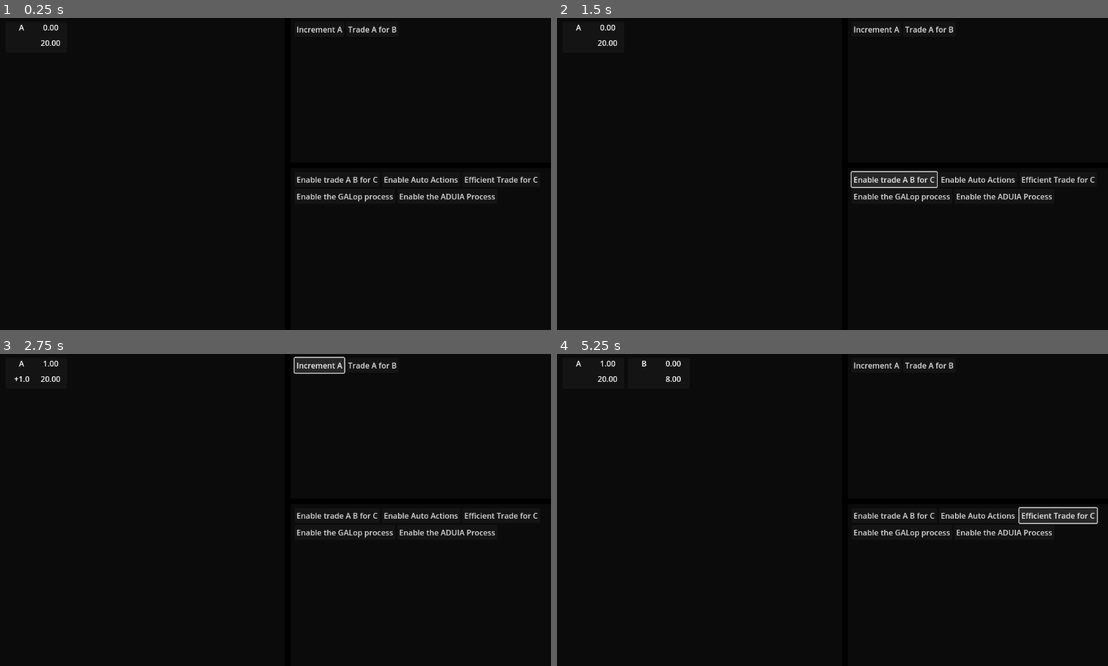
Above: before the commit, frames 1-4 (two rows, left to right).
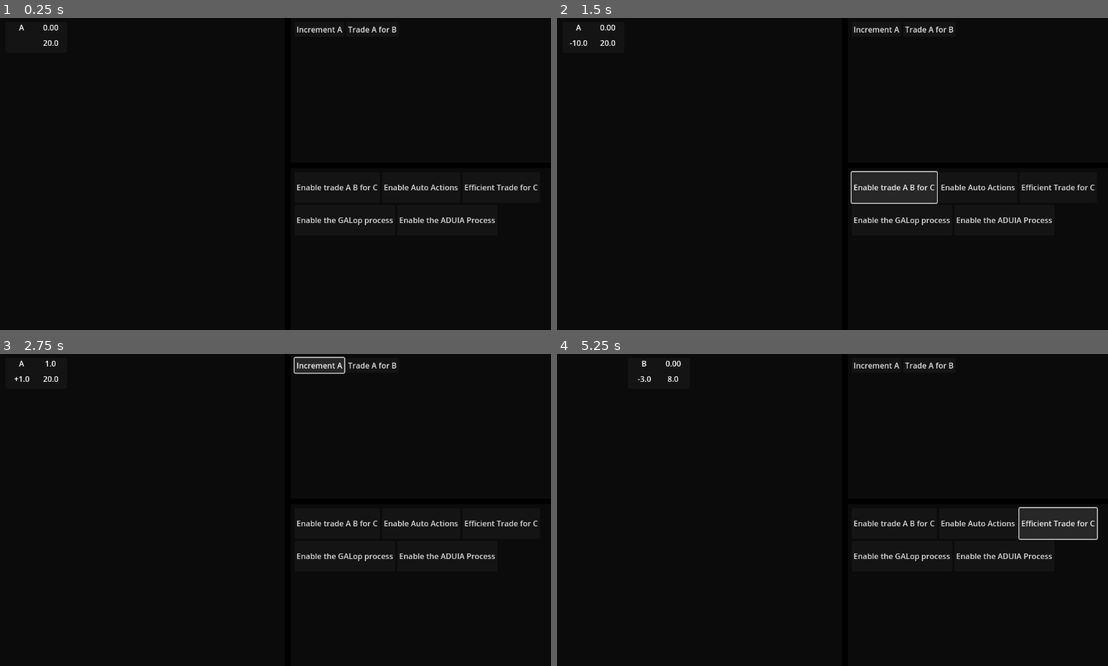
Above: after the commit, the same moments.

Repository: Carth501/The-Big-Grid
Game: Godot game, scene res://scenes/Game.tscn
Two runs of this game, one before a commit and one after it. Both use one fixed random seed, a clock stepped at 60 frames per second and the inputs below.
Inputs:
- Up to frame 1 (0.25 s): no input
- Up to frame 2 (1.5 s): click "[center]A[/center]" at 0.5 s; click "Enable trade A B for C" at 1.25 s
- Up to frame 3 (2.75 s): click "Increment A" at 2 s
- Up to frame 4 (5.25 s): click "Trade A for B" at 2.75 s; click "[center]B[/center]" at 3.5 s; click "Enable Auto Actions" at 4.25 s; click "Efficient Trade for C" at 5 s

The runs differ from the first frame. In frame 1, 1.6% of the frame differs, in the area x 7-98%, y 7-67%; in frame 2, 1.7%; in frame 3, 1.6%; in frame 4, 2.1%, in the area x 3-99%, y 2-67%.

Commit message:
Add filter functionality to development buttons

Diff:
--- a/scenes/DevelopmentButton.tscn
+++ /dev/null
@@ -1,11 +0,0 @@
-[gd_scene load_steps=2 format=3 uid="uid://cqefkhkl4httv"]
-
-[ext_resource type="Script" path="res://scripts/development_button.gd" id="1_f78s5"]
-
-[node name="DevelopmentButton" type="Button"]
-custom_minimum_size = Vector2(64, 64)
-offset_right = 64.0
-offset_bottom = 64.0
-script = ExtResource("1_f78s5")
-
-[connection signal="pressed" from="." to="." method="trigger_development"]
--- a/scenes/Game.tscn
+++ b/scenes/Game.tscn
@@ -114,10 +114,11 @@
 theme_override_constants/margin_right = 8
 theme_override_constants/margin_bottom = 8
 
-[node name="HFlowContainer" type="HFlowContainer" parent="Display/MiddleSplit/RightSplit/DevBackground/DevScrollContainer/MarginContainer" node_paths=PackedStringArray("development_handler")]
+[node name="HFlowContainer" type="HFlowContainer" parent="Display/MiddleSplit/RightSplit/DevBackground/DevScrollContainer/MarginContainer" node_paths=PackedStringArray("development_handler", "filter_foreman")]
 layout_mode = 2
 script = ExtResource("4_p32ci")
 development_handler = NodePath("../../../../../../../Logic/DevelopmentHandler")
+filter_foreman = NodePath("../../../../../../../Logic/FilterForeman")
 
 [node name="Logic" type="Node" parent="."]
 
--- /dev/null
+++ b/scenes/display/DevelopmentButton.tscn
@@ -0,0 +1,15 @@
+[gd_scene load_steps=2 format=3 uid="uid://cqefkhkl4httv"]
+
+[ext_resource type="Script" path="res://scripts/display/DevButton.gd" id="1_gj3uw"]
+
+[node name="DevelopmentButton" type="Button"]
+custom_minimum_size = Vector2(64, 64)
+offset_right = 64.0
+offset_bottom = 64.0
+script = ExtResource("1_gj3uw")
+
+[connection signal="focus_entered" from="." to="." method="gain_focus"]
+[connection signal="focus_exited" from="." to="." method="lose_focus"]
+[connection signal="mouse_entered" from="." to="." method="set_filter"]
+[connection signal="mouse_exited" from="." to="." method="unset_filter"]
+[connection signal="pressed" from="." to="." method="trigger"]
--- a/scripts/display/ActionPanel.gd
+++ b/scripts/display/ActionPanel.gd
@@ -31,13 +31,13 @@
 	action_manager.apply_action(id)
 
 func set_filter(id : String):
-	filter_foreman.set_primary_filter(id)
+	filter_foreman.set_action_primary_filter(id)
 
 func unset_filter():
 	filter_foreman.clear_primary_filter()
 
 func set_focus(id : String):
-	filter_foreman.set_secondary_filter(id)
+	filter_foreman.set_action_secondary_filter(id)
 
 func unset_focus():
 	filter_foreman.clear_secondary_filter()
--- a/scripts/display/DevButton.gd
+++ b/scripts/display/DevButton.gd
@@ -1,13 +1,27 @@
 class_name Dev_Button extends Button
 
 signal attempt(id : String)
+signal declare_filter(id : String)
+signal end_filter
+signal declare_focus(id : String)
+signal end_focus
 var id : String
 
 func set_id(new_id : String):
 	id = new_id
 
-func _ready():
-	pressed.connect(trigger)
-
 func trigger():
 	attempt.emit(id)
+
+func set_filter():
+	print(str("set_filter ", id))
+	declare_filter.emit(id)
+
+func unset_filter():
+	end_filter.emit()
+
+func gain_focus():
+	declare_focus.emit(id)
+
+func lose_focus():
+	end_focus.emit()
--- a/scripts/display/DevelopmentDisplay.gd
+++ b/scripts/display/DevelopmentDisplay.gd
@@ -1,22 +1,40 @@
 class_name Development_Display extends HFlowContainer
 
 @export var development_handler : Development_Handler
+@export var filter_foreman : Filter_Foreman
 var dev_buttons : Dictionary
+@onready var dev_button_prefab = preload("res://scenes/display/DevelopmentButton.tscn")
 
 func _ready():
 	if(!development_handler.is_node_ready()):
 		await development_handler.ready
 	var dev_options_list = development_handler.get_development_options()
 	for option in dev_options_list:
-		var new_dev_button = Dev_Button.new()
+		var new_dev_button : Dev_Button = dev_button_prefab.instantiate()
 		add_child(new_dev_button)
 		new_dev_button.set_id(option)
 		new_dev_button.text = DevelopmentTranslatorSingle.data[option].label
 		dev_buttons[option] = new_dev_button
 		new_dev_button.attempt.connect(attempt_development)
+		new_dev_button.declare_filter.connect(set_filter)
+		new_dev_button.end_filter.connect(unset_filter)
+		new_dev_button.declare_focus.connect(set_focus)
+		new_dev_button.end_focus.connect(unset_focus)
 
 func attempt_development(id : String):
 	development_handler.attempt_development(id)
 
 func disable_dev(id : String):
 	dev_buttons[id].disabled = true
+
+func set_filter(id : String):
+	filter_foreman.set_dev_primary_filter(id)
+
+func unset_filter():
+	filter_foreman.clear_primary_filter()
+
+func set_focus(id : String):
+	filter_foreman.set_dev_secondary_filter(id)
+
+func unset_focus():
+	filter_foreman.clear_secondary_filter()
--- a/scripts/display/FilterForeman.gd
+++ b/scripts/display/FilterForeman.gd
@@ -5,12 +5,20 @@
 var primary_filter : Dictionary
 var secondary_filter : Dictionary
 
-func set_primary_filter(id : String):
-	primary_filter = dereference(id)
+func set_action_primary_filter(id : String):
+	primary_filter = action_dereference(id)
 	choose_filter()
 
-func set_secondary_filter(id : String):
-	secondary_filter = dereference(id)
+func set_action_secondary_filter(id : String):
+	secondary_filter = action_dereference(id)
+	choose_filter()
+
+func set_dev_primary_filter(id : String):
+	primary_filter = dev_dereference(id)
+	choose_filter()
+
+func set_dev_secondary_filter(id : String):
+	secondary_filter = dev_dereference(id)
 	choose_filter()
 
 func clear_primary_filter():
@@ -32,5 +40,8 @@
 func apply_filter(filter : Dictionary):
 	update_filter.emit(filter)
 
-func dereference(id : String) -> Dictionary:
+func action_dereference(id : String) -> Dictionary:
 	return ActionsSingle.data[id].changes
+
+func dev_dereference(id : String) -> Dictionary:
+	return DevelopmentsSingle.data[id].cost
--- a/scripts/display/SupplyDisplay.gd
+++ b/scripts/display/SupplyDisplay.gd
@@ -22,10 +22,10 @@
 
 func set_value_display(value):
 	set_active(true)
-	value_label.text = center(str("%.2f" % value))
+	value_label.text = center(str("%.1f" % value))
 
 func set_max_display(value):
-	max_label.text = center(str("%.2f" % value))
+	max_label.text = center(str("%.1f" % value))
 
 func set_delta_display(values : Array):
 	var value_string = ""
